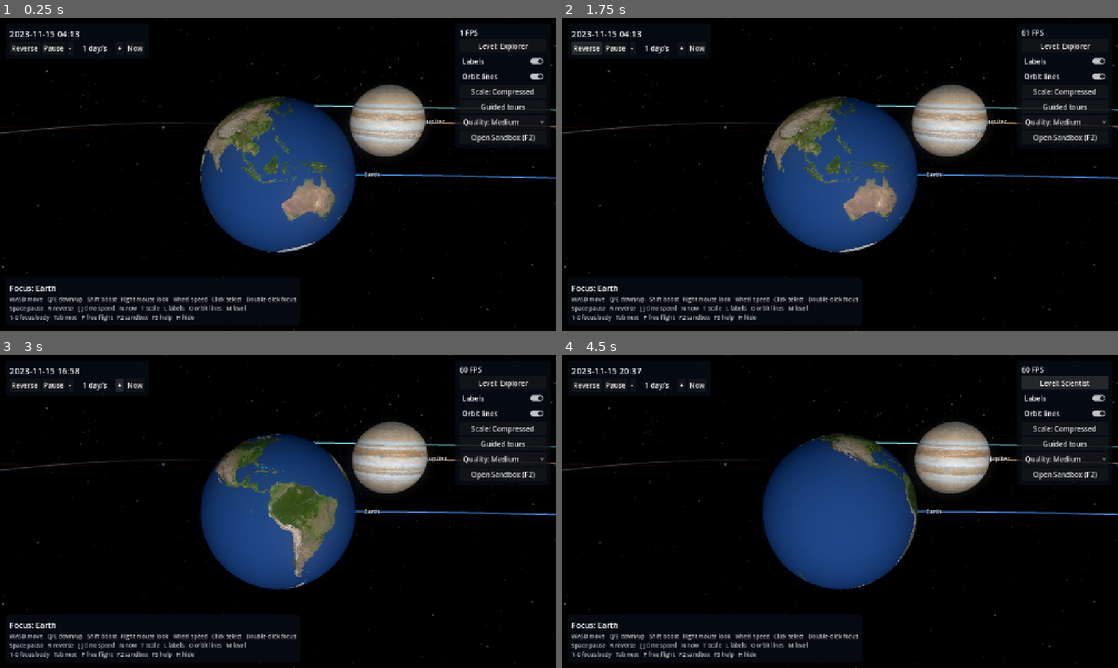
Above: before the commit, frames 1-4 (two rows, left to right).
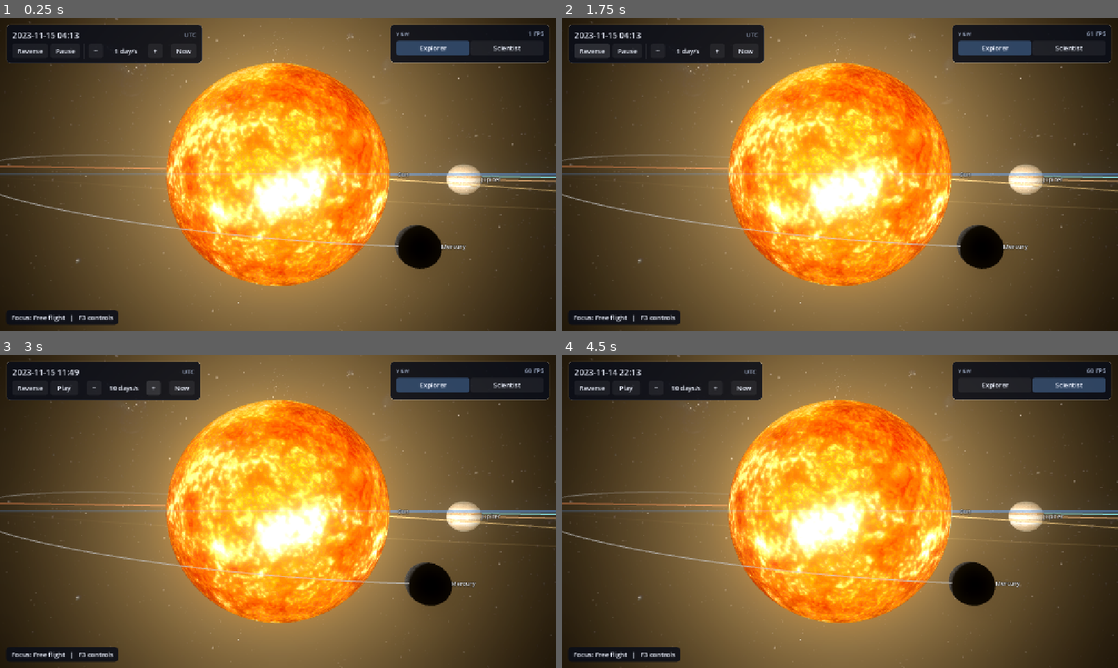
Above: after the commit, the same moments.

Repository: Ablebil/orrery
Game: Godot game, scene res://modes/explore/explore_mode.tscn
Same seed, same stepped clock (60 frames per second), same inputs: the game is played once before the commit and once after it.
Inputs (mouse positions are in pixels of both pictures, inside the frame that each line leads up to):
- Up to frame 1 (0.25 s): no input
- Up to frame 2 (1.75 s): click "Reverse" at 0.5 s; click (589, 49) at 1.25 s, where only the run before the commit has a clickable "Forward"
- Up to frame 3 (3 s): click (72, 386) at 2 s, where only the run before the commit has a clickable "-"; click "+" at 2.75 s
- Up to frame 4 (4.5 s): click "Now" at 3.5 s; click (1062, 383) at 4.25 s, where only the run before the commit has a clickable "Level: Explorer"

The runs differ from the first frame. In frame 1, 95% of the frame differs, in the area x 0-100%, y 0-100%; in frame 2, 95%; in frame 3, 95%; in frame 4, 95%.
Error after the commit: Parse Error: Static function "style_panel()" not found in base "Hud". (res://ui/info_panel.gd:24)

Commit message:
refactor(ui): rebuild HUD on the theme with compact view settings

Diff:
--- a/godot/ui/hud.gd
+++ b/godot/ui/hud.gd
@@ -9,10 +9,12 @@
 signal quality_selected(preset: int)
 signal mode_switch_pressed
 
-const PANEL_COLOR := Color(0.03, 0.05, 0.1, 0.72)
-const PANEL_MARGIN := 10
-const OUTER_MARGIN := 12
-const SETTINGS_MIN_WIDTH := 200
+const OUTER_MARGIN := 14
+const SIDE_PANEL_WIDTH := 340
+const HELP_HINT := "   |   F3 controls"
+const SPEED_LABEL_WIDTH := 92
+const BOTTOM_RESERVE := 60.0
+const SCROLLBAR_GUTTER := 12
 
 var left_column := VBoxContainer.new()
 var right_column := VBoxContainer.new()
@@ -23,43 +25,95 @@
 var _speed_label := Label.new()
 var _reverse_button := Button.new()
 var _pause_button := Button.new()
+var _now_button: Button
+var _now_separator := VSeparator.new()
 var _fps_label := Label.new()
 var _status_label := Label.new()
+var _help_panel := PanelContainer.new()
 var _help_label := Label.new()
 var _quality_option := OptionButton.new()
-var _depth_button := Button.new()
-var _labels_check := CheckButton.new()
-var _trails_check := CheckButton.new()
+var _depth_control := SegmentedControl.new(Preferences.DEPTH_NAMES, "Information depth (M)")
+var _labels_toggle: Button
+var _trails_toggle: Button
+var _rings_toggle: Button
 var _mode_button := Button.new()
 var _settings_extras := VBoxContainer.new()
 
 
-static func style_panel(panel: PanelContainer) -> void:
-	var style := StyleBoxFlat.new()
-	style.bg_color = PANEL_COLOR
-	style.set_corner_radius_all(8)
-	style.set_content_margin_all(PANEL_MARGIN)
-	panel.add_theme_stylebox_override("panel", style)
-
-
 static func make_panel(parent: Control) -> VBoxContainer:
 	var panel := PanelContainer.new()
-	style_panel(panel)
 	parent.add_child(panel)
 	var box := VBoxContainer.new()
 	panel.add_child(box)
 	return box
 
 
-static func make_button(label: String, pressed_callback: Callable) -> Button:
+static func make_button(label: String, pressed_callback: Callable, tooltip: String = "") -> Button:
 	var button := Button.new()
 	button.text = label
+	button.tooltip_text = tooltip
 	button.focus_mode = Control.FOCUS_NONE
 	button.pressed.connect(pressed_callback)
 	return button
 
 
+static func make_accent_button(label: String, pressed_callback: Callable, tooltip: String = "") -> Button:
+	var button := make_button(label, pressed_callback, tooltip)
+	button.theme_type_variation = "AccentButton"
+	return button
+
+
+static func make_label(text: String, variation: String = "") -> Label:
+	var label := Label.new()
+	label.text = text
+	label.theme_type_variation = variation
+	return label
+
+
+static func make_wrapped_label(text: String, width: float, variation: String = "") -> Label:
+	var label := make_label(text, variation)
+	label.autowrap_mode = TextServer.AUTOWRAP_WORD_SMART
+	label.custom_minimum_size = Vector2(width, 0)
+	return label
+
+
+static func section_label(text: String) -> Label:
+	return make_label(text.to_upper(), "SectionLabel")
+
+
+static func make_toggle(label: String, tooltip: String, toggled_callback: Callable) -> Button:
+	var button := Button.new()
+	button.text = label
+	button.tooltip_text = tooltip
+	button.toggle_mode = true
+	button.focus_mode = Control.FOCUS_NONE
+	button.size_flags_horizontal = Control.SIZE_EXPAND_FILL
+	button.toggled.connect(toggled_callback)
+	return button
+
+
+static func scroll_content(scroll: ScrollContainer) -> VBoxContainer:
+	var margin := MarginContainer.new()
+	margin.size_flags_horizontal = Control.SIZE_EXPAND_FILL
+	margin.add_theme_constant_override("margin_right", SCROLLBAR_GUTTER)
+	scroll.add_child(margin)
+	var content := VBoxContainer.new()
+	content.size_flags_horizontal = Control.SIZE_EXPAND_FILL
+	margin.add_child(content)
+	return content
+
+
+static func fit_scroll(panel: Control, scroll: ScrollContainer, minimum: float, maximum: float) -> void:
+	var viewport_height := panel.get_viewport_rect().size.y
+	var chrome := panel.size.y - scroll.size.y
+	var available := viewport_height - panel.global_position.y - chrome - BOTTOM_RESERVE
+	var target := clampf(available, minimum, maximum)
+	if absf(scroll.custom_minimum_size.y - target) > 1.0:
+		scroll.custom_minimum_size.y = target
+
+
 func _ready() -> void:
+	_root.theme = OrreryTheme.build()
 	_root.set_anchors_preset(Control.PRESET_FULL_RECT)
 	_root.mouse_filter = Control.MOUSE_FILTER_IGNORE
 	add_child(_root)
@@ -69,6 +123,7 @@
 	_build_time_panel()
 	_build_settings_panel()
 	_build_footer()
+	_depth_control.selected.connect(func(index: int) -> void: Preferences.set_depth_level(index as Preferences.DepthLevel))
 	Preferences.changed.connect(_sync_preferences)
 	_sync_preferences()
 
@@ -91,8 +146,17 @@
 	_mode_button.visible = label != ""
 
 
+func set_depth_visible(value: bool) -> void:
+	_depth_control.visible = value
+
+
+func set_now_visible(value: bool) -> void:
+	_now_button.visible = value
+	_now_separator.visible = value
+
+
 func set_status(text: String) -> void:
-	_status_label.text = text
+	_status_label.text = text if _help_panel.visible else text + HELP_HINT
 
 
 func set_help(text: String) -> void:
@@ -100,17 +164,17 @@
 
 
 func toggle_help() -> void:
-	_help_label.visible = not _help_label.visible
+	_help_panel.visible = not _help_panel.visible
 
 
 func set_help_visible(value: bool) -> void:
-	_help_label.visible = value
+	_help_panel.visible = value
 
 
 func refresh(clock: SimulationClock) -> void:
 	_date_label.text = Astro.format_date(clock.seconds)
 	_speed_label.text = clock.speed_label()
-	_reverse_button.text = "Forward" if clock.reversed else "Reverse"
+	_reverse_button.set_pressed_no_signal(clock.reversed)
 	_pause_button.text = "Play" if clock.paused else "Pause"
 	_fps_label.text = "%d FPS" % Engine.get_frames_per_second()
 
@@ -123,7 +187,7 @@
 	column: VBoxContainer, preset: Control.LayoutPreset, horizontal: Control.GrowDirection, vertical: Control.GrowDirection
 ) -> void:
 	column.mouse_filter = Control.MOUSE_FILTER_IGNORE
-	column.add_theme_constant_override("separation", OUTER_MARGIN)
+	column.add_theme_constant_override("separation", OUTER_MARGIN - 4)
 	_root.add_child(column)
 	column.set_anchors_and_offsets_preset(preset, Control.PRESET_MODE_MINSIZE, OUTER_MARGIN)
 	column.grow_horizontal = horizontal
@@ -132,46 +196,72 @@
 
 func _build_time_panel() -> void:
 	var box := make_panel(left_column)
-	_date_label.add_theme_font_size_override("font_size", 20)
-	box.add_child(_date_label)
+	var header := HBoxContainer.new()
+	box.add_child(header)
+	_date_label.theme_type_variation = "HeaderLabel"
+	_date_label.size_flags_horizontal = Control.SIZE_EXPAND_FILL
+	header.add_child(_date_label)
+	header.add_child(make_label("UTC", "DimLabel"))
 	var row := HBoxContainer.new()
 	box.add_child(row)
+	_reverse_button.text = "Reverse"
+	_reverse_button.toggle_mode = true
 	_reverse_button.focus_mode = Control.FOCUS_NONE
+	_reverse_button.tooltip_text = "Run time backwards (R)"
 	_reverse_button.pressed.connect(func() -> void: reverse_pressed.emit())
+	row.add_child(_reverse_button)
 	_pause_button.focus_mode = Control.FOCUS_NONE
+	_pause_button.tooltip_text = "Pause or resume time (Space)"
+	_pause_button.custom_minimum_size = Vector2(64, 0)
 	_pause_button.pressed.connect(func() -> void: pause_pressed.emit())
-	row.add_child(_reverse_button)
 	row.add_child(_pause_button)
-	row.add_child(make_button("-", func() -> void: slower_pressed.emit()))
-	_speed_label.custom_minimum_size = Vector2(90, 0)
+	row.add_child(VSeparator.new())
+	row.add_child(make_button("−", func() -> void: slower_pressed.emit(), "Slower ([)"))
+	_speed_label.custom_minimum_size = Vector2(SPEED_LABEL_WIDTH, 0)
 	_speed_label.horizontal_alignment = HORIZONTAL_ALIGNMENT_CENTER
 	_speed_label.vertical_alignment = VERTICAL_ALIGNMENT_CENTER
 	row.add_child(_speed_label)
-	row.add_child(make_button("+", func() -> void: faster_pressed.emit()))
-	row.add_child(make_button("Now", func() -> void: now_pressed.emit()))
+	row.add_child(make_button("+", func() -> void: faster_pressed.emit(), "Faster (])"))
+	row.add_child(_now_separator)
+	_now_button = make_button("Now", func() -> void: now_pressed.emit(), "Jump to the current date (N)")
+	row.add_child(_now_button)
 
 
 func _build_settings_panel() -> void:
 	var box := make_panel(right_column)
-	box.custom_minimum_size = Vector2(SETTINGS_MIN_WIDTH, 0)
-	box.add_child(_fps_label)
-	_depth_button.focus_mode = Control.FOCUS_NONE
-	_depth_button.pressed.connect(_toggle_depth_level)
-	box.add_child(_depth_button)
-	_labels_check.text = "Labels"
-	_labels_check.focus_mode = Control.FOCUS_NONE
-	_labels_check.toggled.connect(Preferences.set_labels_visible)
-	box.add_child(_labels_check)
-	_trails_check.text = "Orbit lines"
-	_trails_check.focus_mode = Control.FOCUS_NONE
-	_trails_check.toggled.connect(Preferences.set_trails_visible)
-	box.add_child(_trails_check)
+	box.custom_minimum_size = Vector2(SIDE_PANEL_WIDTH, 0)
+	var header := HBoxContainer.new()
+	box.add_child(header)
+	var view_label := section_label("View")
+	view_label.size_flags_horizontal = Control.SIZE_EXPAND_FILL
+	header.add_child(view_label)
+	_fps_label.theme_type_variation = "DimLabel"
+	header.add_child(_fps_label)
+	box.add_child(_depth_control)
+	var toggles := HBoxContainer.new()
+	toggles.add_theme_constant_override("separation", 2)
+	box.add_child(toggles)
+	_labels_toggle = make_toggle("Labels", "Show body names (L)", Preferences.set_labels_visible)
+	_trails_toggle = make_toggle("Orbits", "Show orbit lines (O)", Preferences.set_trails_visible)
+	_rings_toggle = make_toggle("Rings", "Show distance rings around the Sun (G)", Preferences.set_rings_visible)
+	toggles.add_child(_labels_toggle)
+	toggles.add_child(_trails_toggle)
+	toggles.add_child(_rings_toggle)
 	box.add_child(_settings_extras)
-	for name in Quality.PRESET_NAMES:
-		_quality_option.add_item("Quality: " + name)
+	box.add_child(HSeparator.new())
+	var quality_row := HBoxContainer.new()
+	box.add_child(quality_row)
+	var quality_label := section_label("Graphics")
+	quality_label.size_flags_horizontal = Control.SIZE_EXPAND_FILL
+	quality_row.add_child(quality_label)
+	quality_row.add_child(_quality_option)
+	for preset_name in Quality.PRESET_NAMES:
+		_quality_option.add_item(preset_name)
 	_quality_option.focus_mode = Control.FOCUS_NONE
+	_quality_option.tooltip_text = "Lower quality runs faster on older devices"
 	_quality_option.item_selected.connect(func(index: int) -> void: quality_selected.emit(index))
-	box.add_child(_quality_option)
+	_quality_option.custom_minimum_size = Vector2(120, 0)
+	_mode_button.theme_type_variation = "AccentButton"
 	_mode_button.focus_mode = Control.FOCUS_NONE
 	_mode_button.visible = false
 	_mode_button.pressed.connect(func() -> void: mode_switch_pressed.emit())
@@ -181,24 +271,27 @@
 func _build_footer() -> void:
 	var footer := VBoxContainer.new()
 	footer.mouse_filter = Control.MOUSE_FILTER_IGNORE
+	footer.add_theme_constant_override("separation", OUTER_MARGIN - 4)
 	_root.add_child(footer)
 	footer.set_anchors_and_offsets_preset(Control.PRESET_BOTTOM_LEFT, Control.PRESET_MODE_MINSIZE, OUTER_MARGIN)
 	footer.grow_horizontal = Control.GROW_DIRECTION_END
 	footer.grow_vertical = Control.GROW_DIRECTION_BEGIN
-	var box := make_panel(footer)
-	_status_label.add_theme_font_size_override("font_size", 18)
-	box.add_child(_status_label)
-	_help_label.add_theme_font_size_override("font_size", 13)
-	_help_label.modulate = Color(1, 1, 1, 0.75)
-	box.add_child(_help_label)
-
-
-func _toggle_depth_level() -> void:
-	var next := Preferences.DepthLevel.EXPLORER if Preferences.is_scientist() else Preferences.DepthLevel.SCIENTIST
-	Preferences.set_depth_level(next)
+	footer.add_child(_help_panel)
+	_help_panel.visible = false
+	var help_box := VBoxContainer.new()
+	_help_panel.add_child(help_box)
+	help_box.add_child(section_label("Controls"))
+	_help_label.theme_type_variation = "DimLabel"
+	help_box.add_child(_help_label)
+	var chip := PanelContainer.new()
+	chip.theme_type_variation = "ChipPanel"
+	chip.size_flags_horizontal = Control.SIZE_SHRINK_BEGIN
+	footer.add_child(chip)
+	chip.add_child(_status_label)
 
 
 func _sync_preferences() -> void:
-	_depth_button.text = "Level: " + Preferences.DEPTH_NAMES[Preferences.depth_level]
-	_labels_check.set_pressed_no_signal(Preferences.labels_visible)
-	_trails_check.set_pressed_no_signal(Preferences.trails_visible)
+	_depth_control.select(Preferences.depth_level)
+	_labels_toggle.set_pressed_no_signal(Preferences.labels_visible)
+	_trails_toggle.set_pressed_no_signal(Preferences.trails_visible)
+	_rings_toggle.set_pressed_no_signal(Preferences.rings_visible)
